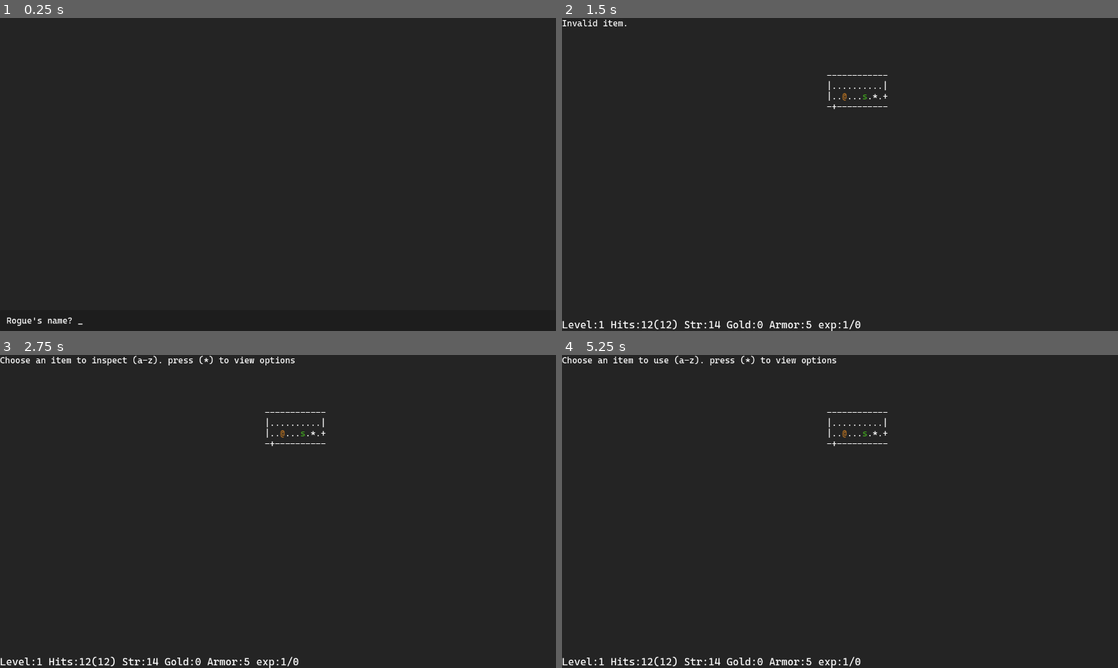
Above: before the commit, frames 1-4 (two rows, left to right).
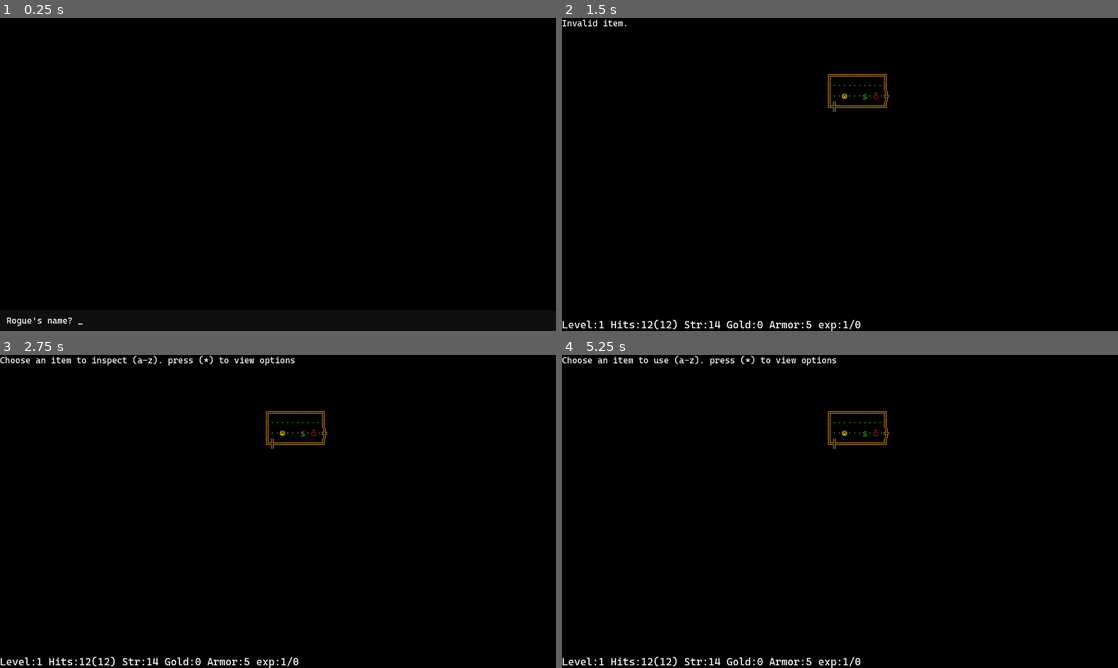
Above: after the commit, the same moments.

Repository: Kristjan-Kessel/GodotRogue
Game: Godot game, scene res://Scenes/StartScreen.tscn
The game is run twice, just before and just after one commit, with the same random seed, the same clock (stepped at 60 frames per second) and the same inputs.
Inputs:
- Up to frame 1 (0.25 s): no input
- Up to frame 2 (1.5 s): tap Enter (enter) at 0.5 s; hold Right (ui_right) 0.53-1.28 s; tap D (command_drop) at 0.6 s; tap Space (continue) at 1.25 s; hold Backspace (backspace) from 1.28 s (still down); tap F (command_find) at 1.35 s
- Up to frame 3 (2.75 s): tap Space (continue) at 2 s; release Backspace (backspace) at 2.03 s; hold Right (ui_right) from 2.03 s (still down); tap E (command_inspect) at 2.1 s
- Up to frame 4 (5.25 s): tap Space (continue) at 2.75, 3.5, 4.25 s; release Right (ui_right) at 2.78 s; hold Up (ui_up) 2.78-3.53 s; tap . (command_rest) at 2.85 s; hold Left (ui_left) 3.53-5.03 s; tap , (command_stairs) at 3.6 s; tap T (command_take_armor_off) at 4.35 s; hold Backspace (backspace) from 5.03 s (still down); tap Q (command_use_item) at 5.1 s

The runs differ from the first frame. In frame 1, 93% of the frame differs, in the area x 0-100%, y 0-100%; in frame 2, 99%; in frame 3, 99%; in frame 4, 99%.

Commit message:
Add unicode and colors for graphics

Diff:
--- a/Globals/Constants.gd
+++ b/Globals/Constants.gd
@@ -8,17 +8,26 @@
 const INVENTORY_CHARS = "abcfghijklmnoprstuvxyz" # Chars to select an item in the inventory. some chars overlap with commands so remove those.
 
 # ASCII characters
-const PLAYER = "[color=ba7322]@[/color]"
-const FLOOR = "."
-const CORRIDOR = "#"
-const WALL = "|"
-const CEILING = "-"
-const DOOR = "+"
-const ITEM = "*"
-const GOLD = "[color=FFD700]$[/color]"
+const PLAYER = "[color=#ffd000]☺[/color]"
+const FLOOR = "[color=#299401]·[/color]"
+const CORRIDOR = "[color=#f7faf8]░[/color]"
+const WALL_V = "[color=#a16c27]║[/color]"
+const WALL_H = "[color=#a16c27]═[/color]"
+const WALL_CORNER_TL = "[color=#a16c27]╔[/color]"
+const WALL_CORNER_TR = "[color=#a16c27]╗[/color]"
+const WALL_CORNER_BL = "[color=#a16c27]╚[/color]"
+const WALL_CORNER_BR = "[color=#a16c27]╝[/color]"
+const DOOR = "[color=#a16c27]╬[/color]"
+const ITEM = "[color=#1638cc]*[/color]"
+const HEALTH_POTION = "[color=#a6130c]♁[/color]"
+const STRENGTH_POTION = "[color=#a6130c]♁[/color]"
+const WEAPON = "[color=#1638cc]↑[/color]"
+const ARMOR = "[color=#1638cc]◘[/color]"
+const GOLD = "[color=FFD700]*[/color]"
 const EMPTY = " "
-const STAIRS = "^"
+const STAIRS = "[color=#299401]≣[/color]"
 const ARTIFACT = "[color=ffcc00]☼[/color]"
+
 const EMU = "[color=#c9ab79]e[/color]"
 const GOBLIN = "[color=#1f7d00]g[/color]"
 const SNAKE = "[color=#41a61f]s[/color]"
@@ -33,8 +42,7 @@
 const TXT_PLAYER = "@"
 const TXT_FLOOR = "."
 const TXT_CORRIDOR = "#"
-const TXT_WALL = "|"
-const TXT_CEILING = "-"
+const TXT_WALL = "-"
 const TXT_DOOR = "+"
 const TXT_GOLD = "$"
 const TXT_EMPTY = " "
--- a/Scenes/LoseScreen.tscn
+++ b/Scenes/LoseScreen.tscn
@@ -24,7 +24,7 @@
 [node name="Background" type="ColorRect" parent="UI"]
 layout_mode = 2
 size_flags_vertical = 3
-color = Color(0.140447, 0.140447, 0.140447, 1)
+color = Color(0, 0, 0, 1)
 
 [node name="VBoxContainer" type="VBoxContainer" parent="UI/Background"]
 layout_mode = 1
--- a/Scenes/StartScreen.tscn
+++ b/Scenes/StartScreen.tscn
@@ -24,7 +24,7 @@
 [node name="Background" type="ColorRect" parent="UI"]
 layout_mode = 2
 size_flags_vertical = 3
-color = Color(0.140447, 0.140447, 0.140447, 1)
+color = Color(0, 0, 0, 1)
 
 [node name="Panel" type="Panel" parent="UI/Background"]
 layout_mode = 1
--- a/Scenes/WinScreen.tscn
+++ b/Scenes/WinScreen.tscn
@@ -24,7 +24,7 @@
 [node name="Background" type="ColorRect" parent="UI"]
 layout_mode = 2
 size_flags_vertical = 3
-color = Color(0.140447, 0.140447, 0.140447, 1)
+color = Color(0, 0, 0, 1)
 
 [node name="VBoxContainer" type="VBoxContainer" parent="UI/Background"]
 layout_mode = 1
--- a/Scenes/main.tscn
+++ b/Scenes/main.tscn
@@ -30,7 +30,7 @@
 [node name="Background" type="ColorRect" parent="UI"]
 layout_mode = 2
 size_flags_vertical = 3
-color = Color(0.140447, 0.140447, 0.140447, 1)
+color = Color(0, 0, 0, 1)
 
 [node name="MapLabel" type="RichTextLabel" parent="UI/Background"]
 layout_mode = 1
--- a/Scripts/Items/Armor.gd
+++ b/Scripts/Items/Armor.gd
@@ -8,3 +8,4 @@
     description = _description
     armor_class = _armor_class
     type = Type.ARMOR
+    ascii = Constants.ARMOR
--- a/Scripts/Items/Potion.gd
+++ b/Scripts/Items/Potion.gd
@@ -5,6 +5,7 @@
     label = "Potion of Healing"
     description = "Restores 10 health when drunk"
     type = Type.USEABLE
+    ascii = Constants.HEALTH_POTION
 
 func on_use(player: Node):
     player.stats.current_hp += 10
--- a/Scripts/Items/Weapon.gd
+++ b/Scripts/Items/Weapon.gd
@@ -5,8 +5,9 @@
 var dice: int
 
 func _init(_label: String, _description: String, _bonus_attack: int, _dice: int):
-	label = _label
-	description = _description
-	bonus_attack = _bonus_attack
-	type = Type.WEAPON
-	dice = _dice
+    label = _label
+    description = _description
+    bonus_attack = _bonus_attack
+    type = Type.WEAPON
+    dice = _dice
+    ascii = Constants.WEAPON
--- a/Scripts/Items/strength_potion.gd
+++ b/Scripts/Items/strength_potion.gd
@@ -2,9 +2,10 @@
 class_name StrengthPotion
 
 func _init():
-	label = "Potion of Strength"
-	description = "Grants you +1 to strength"
-	type = Type.USEABLE
+    label = "Potion of Strength"
+    description = "Grants you +1 to strength"
+    type = Type.USEABLE
+    ascii = Constants.STRENGTH_POTION
 
 func on_use(player: Node):
-	player.stats.strength += 1
+    player.stats.strength += 1
--- a/Scripts/Level/level_generator.gd
+++ b/Scripts/Level/level_generator.gd
@@ -336,10 +336,18 @@
         for x in range(room.size.x):
             var position = Vector2(room.position.x+x,room.position.y+y)
             var tile
-            if y == 0 || y==room.size.y-1:
-                tile = Tile.new("WALL", false, Constants.CEILING, false, position)
-            elif x == 0 || x==room.size.x-1:
-                tile = Tile.new("WALL", false, Constants.WALL, false, position)
+            if y==0 && x==0:
+                tile = Tile.new("WALL", false, Constants.WALL_CORNER_TL, false, position)
+            elif y==0 && x==room.size.x-1:
+                tile = Tile.new("WALL", false, Constants.WALL_CORNER_TR, false, position)
+            elif y==room.size.y-1 && x==0:
+                tile = Tile.new("WALL", false, Constants.WALL_CORNER_BL, false, position)
+            elif y==room.size.y-1 && x==room.size.x-1:
+                tile = Tile.new("WALL", false, Constants.WALL_CORNER_BR, false, position)
+            elif y==0 || y==room.size.y-1:
+                tile = Tile.new("WALL", false, Constants.WALL_H, false, position)
+            elif x==0 || x==room.size.x-1:
+                tile = Tile.new("WALL", false, Constants.WALL_V, false, position)
             else:
                 tile = Tile.new("FLOOR", true, Constants.FLOOR, false, position)
                 spawning_tiles.append(tile)
@@ -370,8 +378,38 @@
         print("File does not exist: " + path)
     return result
 
+static func get_wall_ascii(ascii_map: Array, x: int, y: int):
+    var left = false
+    var right = false
+    var top = false
+    var bottom = false
+
+    if y != 0:
+        top = ascii_map[y-1][x].type == "WALL" || ascii_map[y-1][x].type == "DOOR"
+    if x != 0:
+        right = ascii_map[y][x-1].type == "WALL" || ascii_map[y][x-1].type == "DOOR"
+
+    left = ascii_map[y][x+1].type == "WALL" || ascii_map[y][x+1].type == "DOOR"
+    bottom = ascii_map[y+1][x].type == "WALL" || ascii_map[y+1][x].type == "DOOR"
+
+    if top && bottom:
+        return Constants.WALL_V
+    elif left && right:
+        return Constants.WALL_H
+    elif top && right:
+        return Constants.WALL_CORNER_BR
+    elif top && left:
+        return Constants.WALL_CORNER_BL
+    elif bottom && right:
+        return Constants.WALL_CORNER_TR
+    elif bottom && left:
+        return Constants.WALL_CORNER_TL
+    else:
+        return "F"
+
 static func convert_ascii_to_tiles(ascii_map: Array, player: Node) -> Array:
     var tile_map = []
+    var walls = []
     var empty_tile = Tile.new("EMPTY", false, Constants.EMPTY, false, Vector2(-1,-1))
     for y in range(Constants.map_height):
         var row = []
@@ -391,9 +429,8 @@
             var position = Vector2(x+offset_x,y+offset_y)
             match ascii_map[y][x]:
                 Constants.TXT_WALL:
-                    tile = Tile.new("WALL", false, Constants.WALL, false, position)
-                Constants.TXT_CEILING:
-                    tile = Tile.new("WALL", false, Constants.CEILING,false, position)
+                    tile = Tile.new("WALL", false, "", false, position)
+                    walls.append(tile)
                 Constants.TXT_FLOOR:
                     tile = Tile.new("FLOOR", true, Constants.FLOOR,false, position)
                 Constants.TXT_DOOR:
@@ -427,4 +464,8 @@
                 _:
                     tile = Tile.new("EMPTY", false,Constants.EMPTY, false, position)
             tile_map[y+offset_y][x+offset_x] = tile
+
+    for wall in walls:
+        wall.ascii = get_wall_ascii(tile_map,wall.position.x,wall.position.y)
+
     return [tile_map,enemies]
--- a/Scripts/main.gd
+++ b/Scripts/main.gd
@@ -9,7 +9,6 @@
 @onready var enemies = $Enemies
 
 var log_message = ""
-
 var astar = AStar2D.new()
 var astar_bypass = AStar2D.new()
 
@@ -81,8 +80,8 @@
 func test_level(file: String):
     var level_data = LevelGenerator.get_level_from_file(file,player)
     map_data = level_data[0]
+    update_astar()
     spawn_enemies_from_list(level_data[1])
-    update_astar()
     reveal_room(get_tile(player.position))
     render_map()
 
@@ -365,16 +364,21 @@
     const COLUMNS = 2
 
     var symbols = [
-        [Constants.PLAYER,    "Player"],
-        [Constants.FLOOR,     "Floor"],
-        [Constants.CORRIDOR,  "Corridor"],
-        [Constants.WALL,      "Wall"],
-        [Constants.CEILING,   "Ceiling"],
-        [Constants.DOOR,      "Door"],
-        [Constants.ITEM,      "Item"],
-        [Constants.GOLD,      "Gold"],
-        [Constants.STAIRS,    "Stairs"],
-        [Constants.ARTIFACT,  "Artifact"]
+        [Constants.PLAYER,    "the hero"],
+        [Constants.FLOOR,     "the floor"],
+        [Constants.CORRIDOR,  "a passage"],
+        [Constants.WALL_V,      "a wall"],
+        [Constants.WALL_H,   "a wall"],
+        [Constants.WALL_CORNER_TR,   "a wall"],
+        [Constants.WALL_CORNER_TL,   "a wall"],
+        [Constants.WALL_CORNER_BR,   "a wall"],
+        [Constants.WALL_CORNER_BL,   "a wall"],
+        [Constants.DOOR,      "a door"],
+        [Constants.ITEM,      "an item"],
+        [Constants.GOLD,      "some gold"],
+        [Constants.STAIRS,    "a stair case"],
+        [Constants.ARTIFACT,  "the artifact"],
+        ["a-z","different monsters"]
     ]
 
     var map_str = ""
Not shown, changed: Preset Levels/final.txt
Not shown, changed: Preset Levels/test.txt
